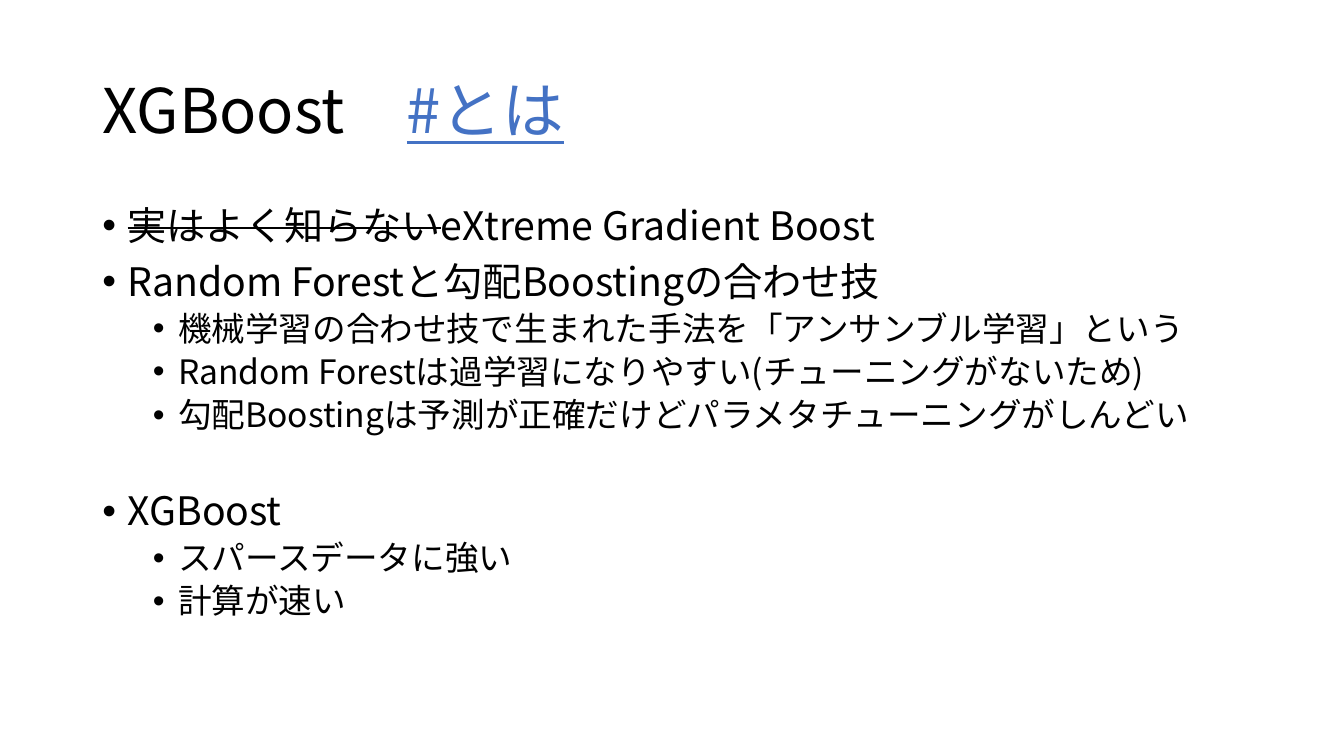
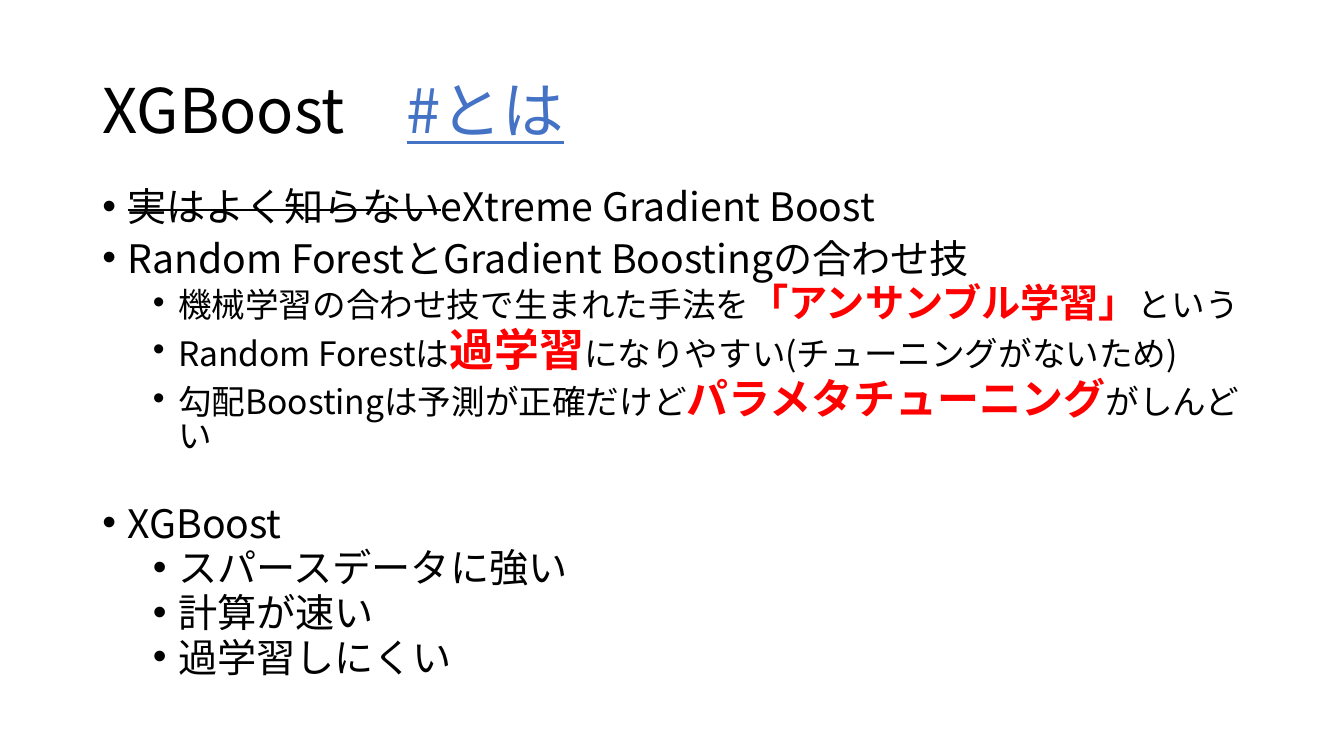
Before and after one commit to 8-u8/Kaggle, a slide deck: slide 20 of Santander/output/caretパッケージを使ったXGBoostのformula型.pptx (slide 22 before the commit). Drawn at 1344x756 pixels with LibreOffice and Linux fonts; fonts in the diff are those of the drawing. Boxes give left, top, right and bottom in pixels: in the first picture for what was removed or moved away, otherwise in the second. Text is boxed around its words. In the diff, an @@ line names an element or a change of style, - is before the commit and + after.

```diff
--- a/Santander/output/caretパッケージを使ったXGBoostのformula型.pptx
+++ b/Santander/output/caretパッケージを使ったXGBoostのformula型.pptx
@@ text "実はよく知らないeXtreme Gradient Boost": place and size @@
-text "実はよく知らないeXtreme Gradient Boost" at bbox=[128, 207, 1189, 616]
+text "実はよく知らないeXtreme Gradient Boost" at bbox=[128, 188, 1239, 676]
@@ text at bbox=[128, 188, 1239, 630]: size 24 to 28 pt in "機械学習の合わせ技で生まれた手法を「アンサンブル学習」という", "スパースデータに強い", "計算が速い"; text colour #000000 to #FF0000, bold on in "機械学習の合わせ技で生まれた手法を「アンサンブル学習」という", "Forestは過学習になりやすい(チューニングがないため)", "勾配Boostingは予測が正確だけどパラメタチューニングがしんどい"; size 24 to 32 pt in "Forestは過学習になりやすい(チューニングがないため)"; size 24 to 30 pt in "勾配Boostingは予測が正確だけどパラメタチューニングがしんどい"; line spacing 0.9 to 0.8 @@
@@ text at bbox=[128, 240, 969, 284]: text changed @@
-• Random Forestと勾配Boostingの合わせ技
+• Random ForestとGradient Boostingの合わせ技
@@ text at bbox=[178, 639, 451, 676]: paragraph added @@
+  • 過学習しにくい
```
Also in this commit, not shown: 22 other slides changed, 1 other file.
